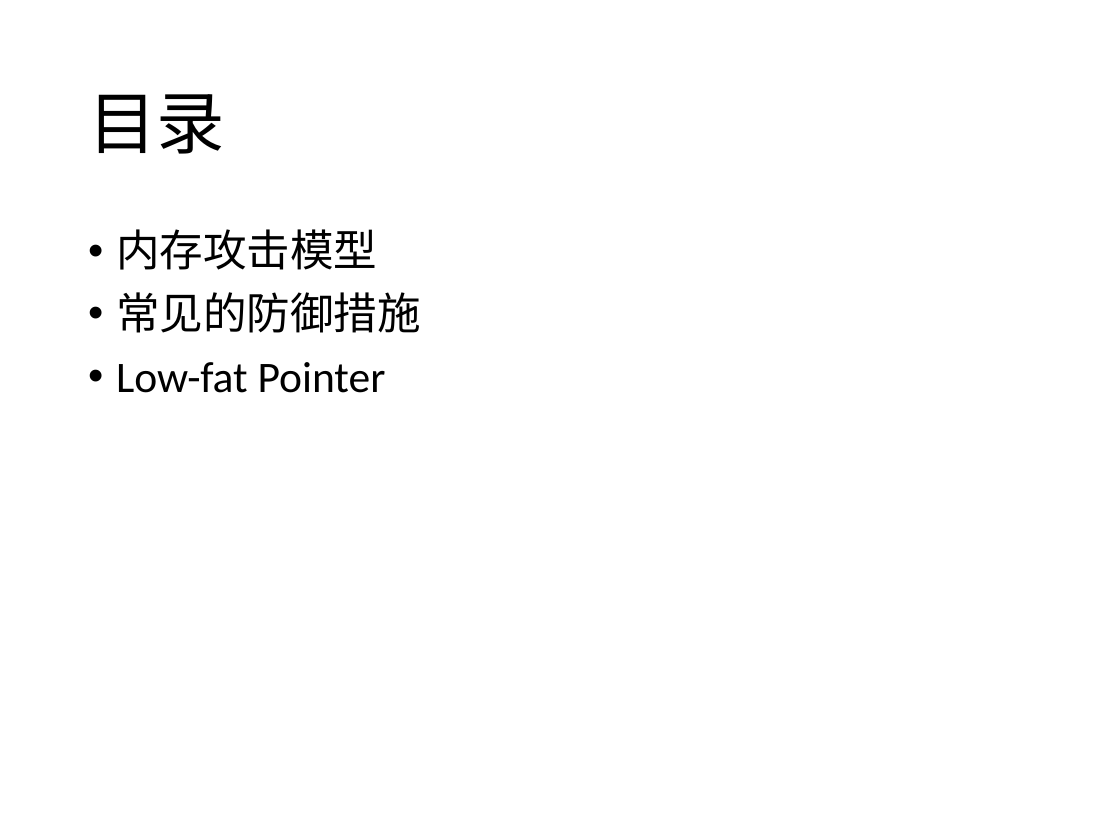
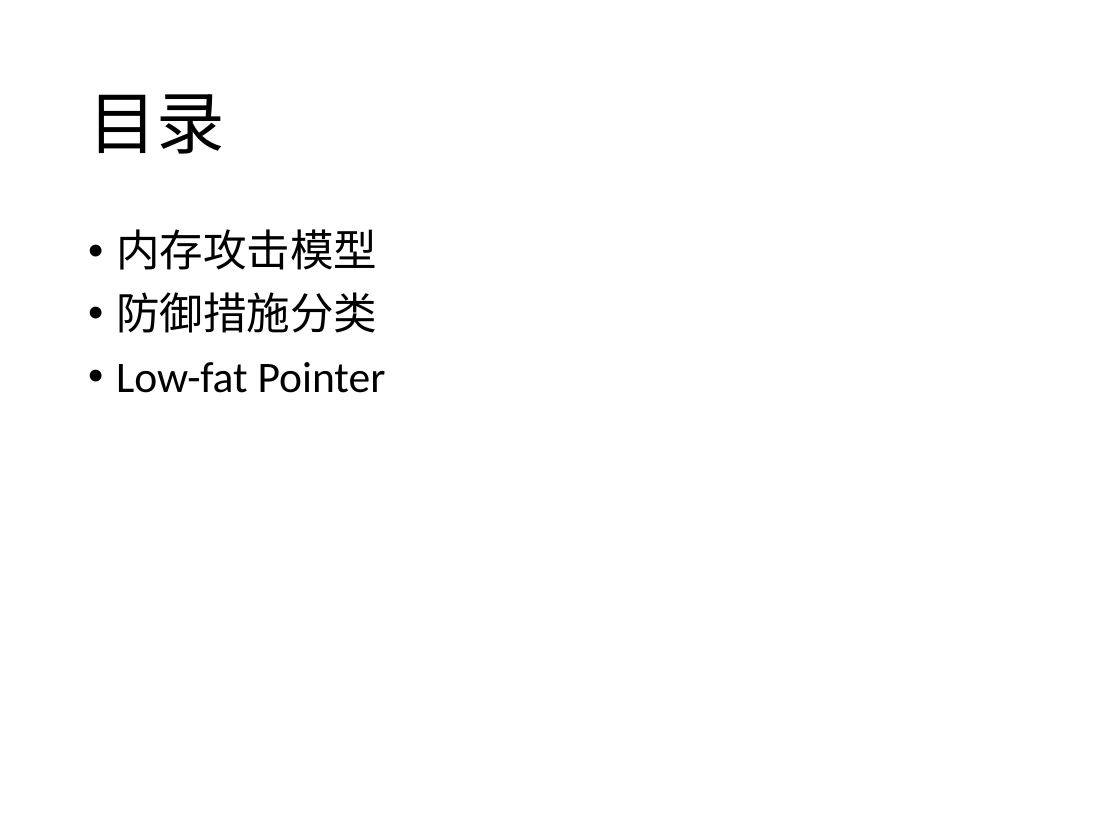
Before and after one commit to CodeATA/Docs, a slide deck: slide 2 of 内存安全报告.pptx. Drawn at 1120x840 pixels with LibreOffice and Linux fonts; fonts in the diff are those of the drawing. Boxes give left, top, right and bottom in pixels: in the first picture for what was removed or moved away, otherwise in the second. Text is boxed around its words. In the diff, an @@ line names an element or a change of style, - is before the commit and + after.

Commit message:
ppt update

```diff
--- a/内存安全报告.pptx
+++ b/内存安全报告.pptx
@@ text at box(116, 292, 377, 333): text changed @@
-• 常见的防御措施
+• 防御措施分类
```
Also in this commit, not shown: 8 slides added.
